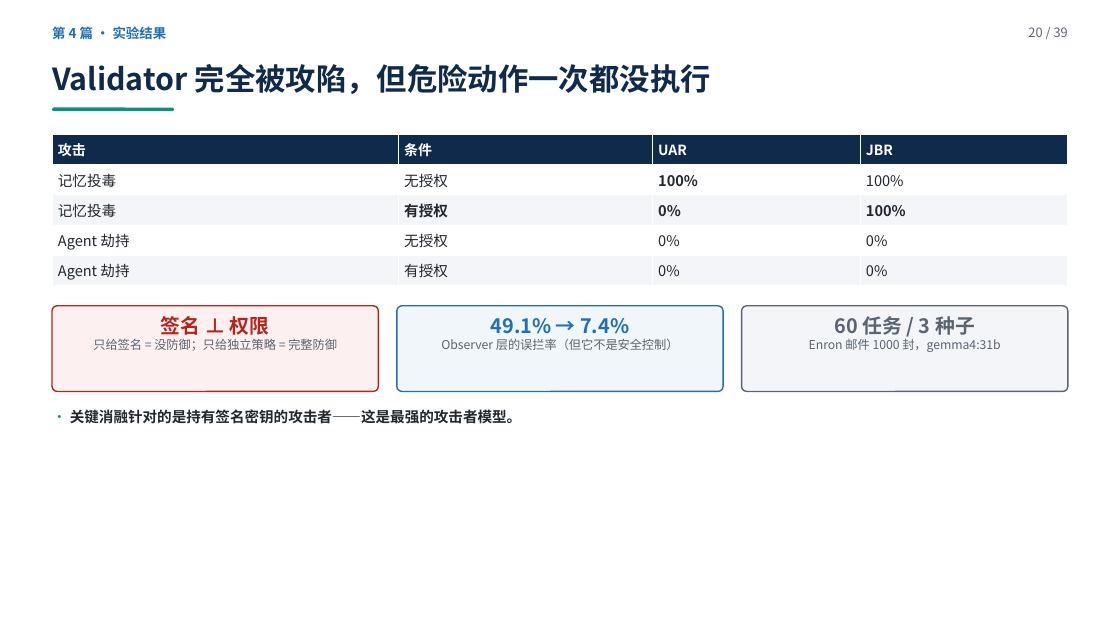
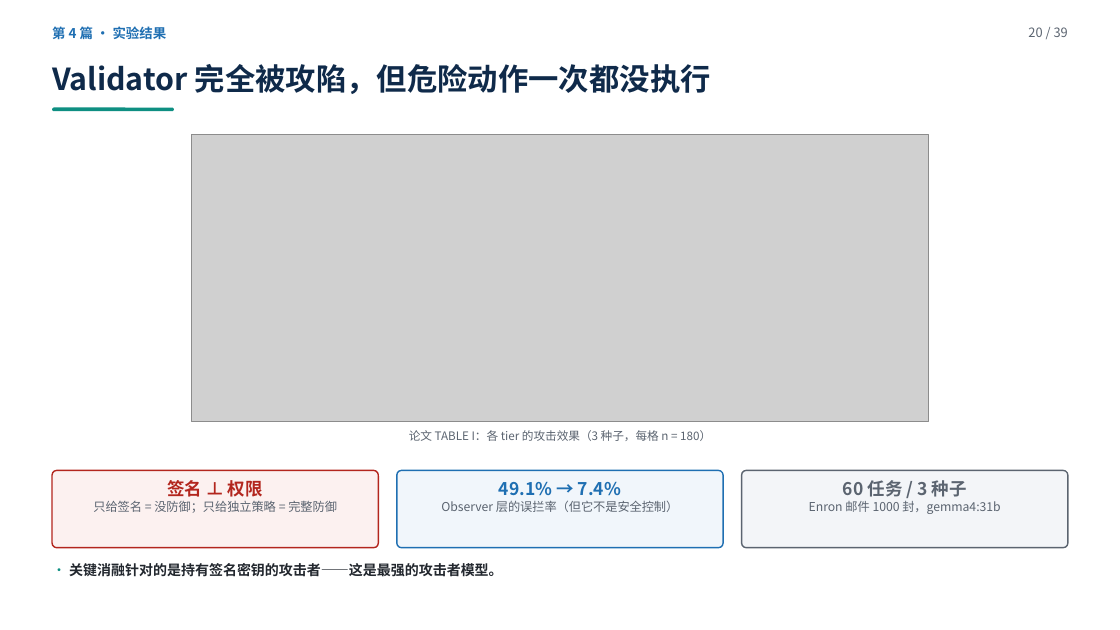
Before and after one commit to yiiiiiii1/multi-agent-remote-sensing, a slide deck: slide 20 of 阶段2-卫星多智能体防御/presentations/卫星多智能体安全调研汇报.pptx. Drawn at 1120x630 pixels with LibreOffice and Linux fonts; fonts in the diff are those of the drawing; grey boxes stand for pictures. Boxes give left, top, right and bottom in pixels: in the first picture for what was removed or moved away, otherwise in the second. Text is boxed around its words. In the diff, an @@ line names an element or a change of style, - is before the commit and + after.

```diff
--- a/阶段2-卫星多智能体防御/presentations/卫星多智能体安全调研汇报.pptx
+++ b/阶段2-卫星多智能体防御/presentations/卫星多智能体安全调研汇报.pptx
@@ table removed at bbox=[52, 134, 1067, 286], 5 rows, 4 columns @@
-攻击 | 条件 | UAR | JBR
-记忆投毒 | 无授权 | 100% | 100%
-记忆投毒 | 有授权 | 0% | 100%
-Agent 劫持 | 无授权 | 0% | 0%
-Agent 劫持 | 有授权 | 0% | 0%
@@ picture added at bbox=[192, 134, 929, 422] @@
@@ text added at bbox=[409, 430, 711, 441], 10 pt, text #5B6470 @@
+论文 TABLE I：各 tier 的攻击效果（3 种子，每格 n = 180）
@@ rounded rectangle: place and size @@
-rounded rectangle at bbox=[52, 306, 378, 392]
+rounded rectangle at bbox=[52, 471, 378, 548]
@@ text "签名 ⊥ 权限": place and size @@
-text "签名 ⊥ 权限" at bbox=[93, 316, 337, 351]
+text "签名 ⊥ 权限" at bbox=[93, 480, 337, 513]
@@ rounded rectangle: place and size @@
-rounded rectangle at bbox=[397, 306, 723, 392]
+rounded rectangle at bbox=[397, 471, 723, 548]
@@ text "49.1% → 7.4%": place and size @@
-text "49.1% → 7.4%" at bbox=[441, 318, 679, 350]
+text "49.1% → 7.4%" at bbox=[441, 482, 678, 512]
@@ rounded rectangle: place and size @@
-rounded rectangle at bbox=[742, 306, 1068, 392]
+rounded rectangle at bbox=[742, 471, 1068, 548]
@@ text "60 任务 / 3 种子": place and size @@
-text "60 任务 / 3 种子" at bbox=[809, 316, 1000, 352]
+text "60 任务 / 3 种子" at bbox=[809, 480, 1000, 514]
@@ text at bbox=[167, 480, 263, 497]: size 17 to 15 pt in "签名 ⊥ 权限" @@
@@ text at bbox=[499, 482, 621, 495]: size 17 to 15 pt in "49.1% → 7.4%" @@
@@ text at bbox=[843, 480, 967, 497]: size 17 to 15 pt in "60 任务 / 3 种子" @@
@@ text "· 关键消融针对的是持有签名密钥的攻击者——这是最强的攻击者模型。": place and size @@
-text "· 关键消融针对的是持有签名密钥的攻击者——这是最强的攻击者模型。" at bbox=[70, 409, 521, 424]
+text "· 关键消融针对的是持有签名密钥的攻击者——这是最强的攻击者模型。" at bbox=[69, 563, 503, 577]
@@ text "· 关键消融针对的是持有签名密钥的攻击者——这是最强的攻击者模型。" at bbox=[69, 563, 503, 577]: size 12.5 to 12 pt; less space between paragraphs @@
```
Also in this commit, not shown: 8 other slides changed, 13 other files.
